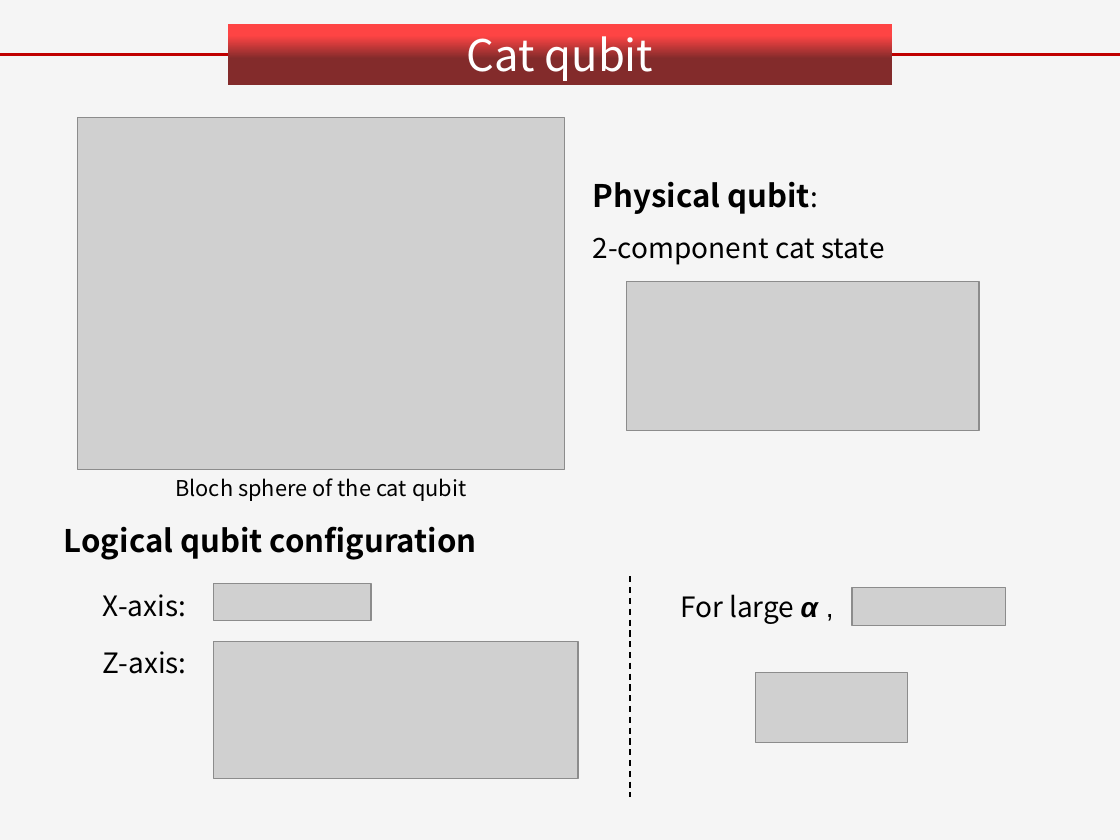
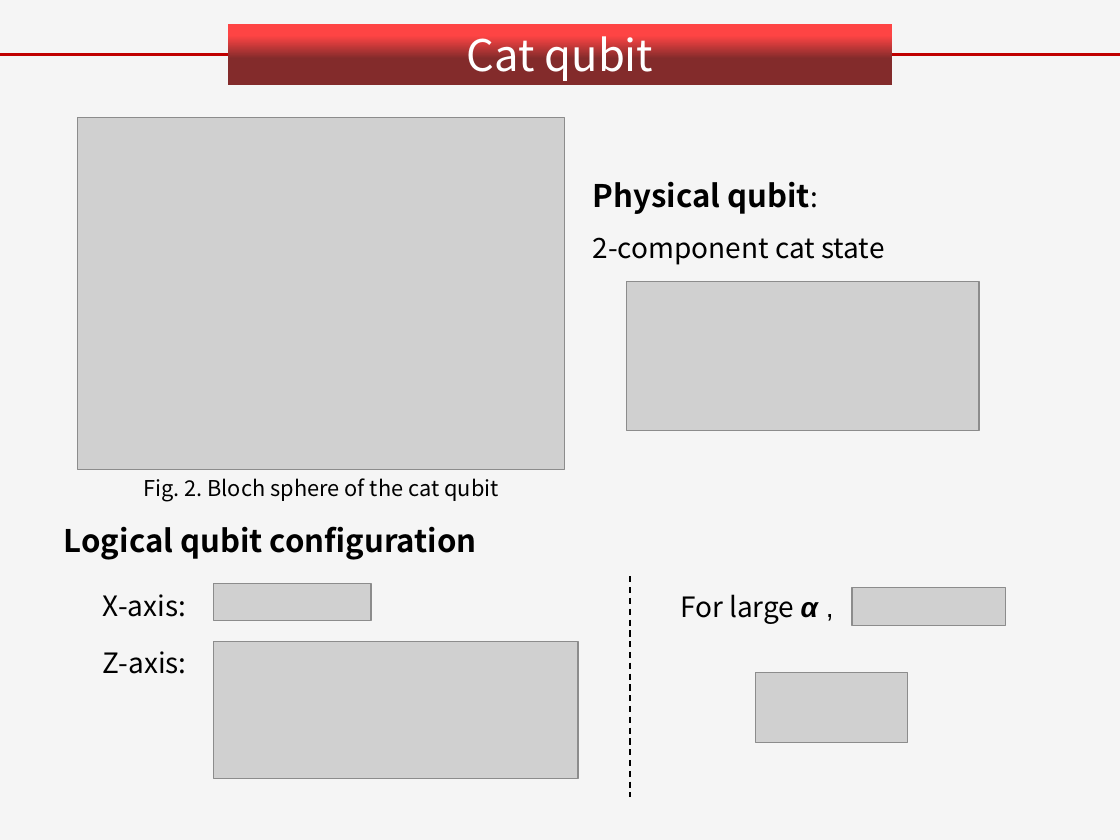
Before and after one commit to mantianxing-tiga/git-demo, a slide deck: slide 15 of cat qubit/Group Meeting/Report_Cat qubit.pptx. Drawn at 1120x840 pixels with LibreOffice and Linux fonts; fonts in the diff are those of the drawing; grey boxes stand for pictures; background and template pictures are left out. Boxes give left, top, right and bottom in pixels: in the first picture for what was removed or moved away, otherwise in the second. Text is boxed around its words. In the diff, an @@ line names an element or a change of style, - is before the commit and + after.

Commit message:
ppt update

```diff
--- a/cat qubit/Group Meeting/Report_Cat qubit.pptx
+++ b/cat qubit/Group Meeting/Report_Cat qubit.pptx
@@ text at <box>143,478,498,502</box>: text changed @@
-Bloch sphere of the cat qubit
+Fig. 2. Bloch sphere of the cat qubit
```
Also in this commit, not shown: 1 other slide changed, 2 slides added, 1 other file.
